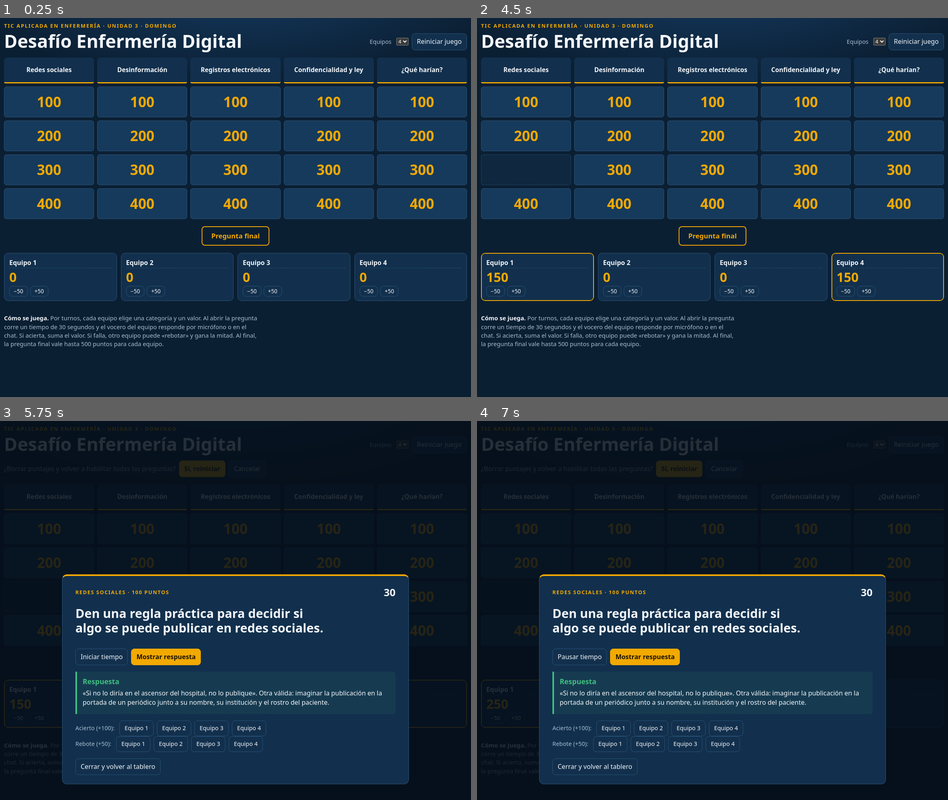
Above: before the commit, frames 1-4 (two rows, left to right).
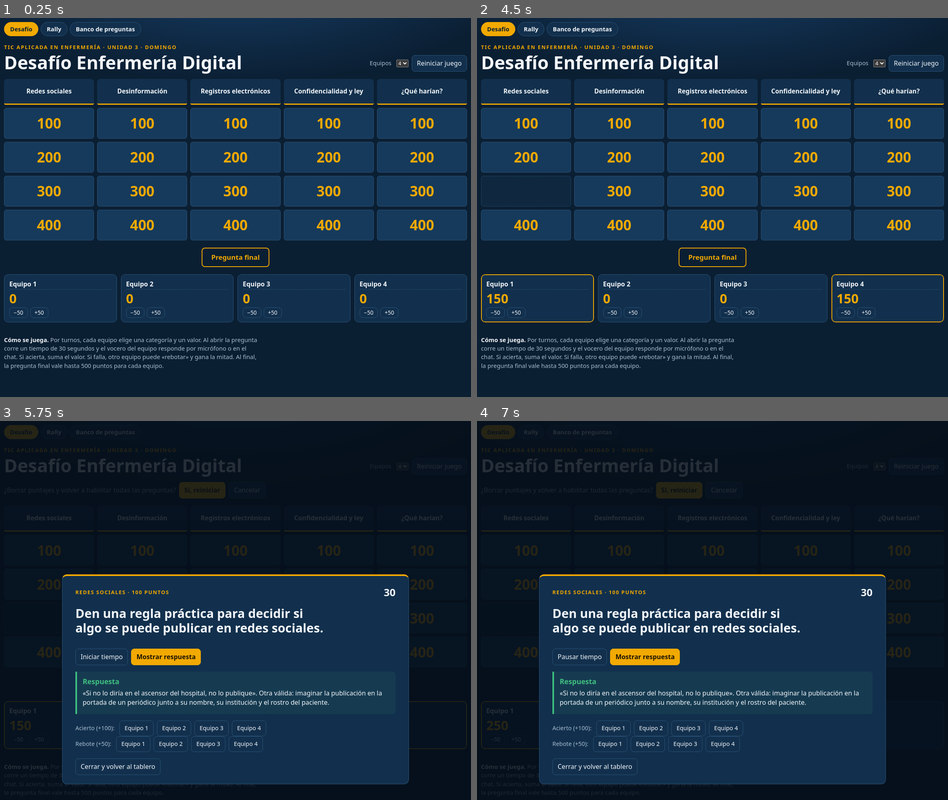
Above: after the commit, the same moments.

Repository: alexleon2021/juegos
Game: browser game, page index.html
The game is run twice, just before and just after one commit, with the same random seed, the same clock (stepped at 60 frames per second) and the same inputs.
Inputs (mouse positions are in pixels of both pictures, inside the frame that each line leads up to):
- Up to frame 1 (0.25 s): no input
- Up to frame 2 (4.5 s): click "300" at 1.27 s; click "Iniciar tiempo" at 1.77 s; click "Mostrar respuesta" at 1.87 s; click "Equipo 1" at 2.47 s; click "Mostrar respuesta" at 3.07 s; click "Equipo 4" at 3.67 s; click "Cerrar y volver al tablero" at 4.27 s
- Up to frame 3 (5.75 s): click (23, 432) at 4.52 s, where only the run after the commit has a clickable "Desafío"; click "Reiniciar juego" at 4.77 s; click "100" at 4.87 s; click "Mostrar respuesta" at 5.47 s
- Up to frame 4 (7 s): click "Equipo 2" at 6.07 s; click "Iniciar tiempo" at 6.27 s; click "Equipo 1" at 6.67 s

The runs differ from the first frame. In frame 1, 34% of the frame differs, in the area x 0-100%, y 1-93%; in frame 2, 36%; in frame 3, 5.3%; in frame 4, 5.1%.

Commit message:
Agregar banco de preguntas avanzadas y menú entre juegos
Nueva página banco-preguntas.html con las preguntas de nivel avanzado
y sus respuestas ocultas. Menú común en el Desafío, el Rally y el banco.

Co-Authored-By: Claude Opus 5.5 <noreply@anthropic.com>
Claude-Session: https://claude.ai/code/session_01BzibRJ6nt3WqvV9GiVbwqi

Diff:
--- /dev/null
+++ b/banco-preguntas.html
@@ -0,0 +1,188 @@
+<!doctype html>
+<html lang="es">
+<head>
+<meta charset="utf-8">
+<meta name="viewport" content="width=device-width, initial-scale=1, viewport-fit=cover">
+<title>Banco de Preguntas Avanzadas</title>
+<meta name="description" content="Preguntas de nivel avanzado para graduados de Enfermería: Unidad 3, Temas 3 y 4.">
+<link rel="preconnect" href="https://fonts.googleapis.com">
+<link rel="preconnect" href="https://fonts.gstatic.com" crossorigin>
+<link rel="stylesheet" href="https://fonts.googleapis.com/css2?family=Atkinson+Hyperlegible:wght@400;700&family=Bricolage+Grotesque:opsz,wght@12..96,600;12..96,800&family=JetBrains+Mono:wght@500;700&display=swap">
+<style>
+/* Layout: documento de una columna para proyectar o leer; respuestas ocultas hasta que la docente las muestra. */
+:root{
+  --bg:#EDF3F1; --surface:#FFFFFF; --ink:#0F2E2A; --muted:#52706B; --line:#C7D8D3;
+  --accent:#0B7A68; --accent-ink:#FFFFFF; --accent-soft:#D4EBE5;
+  --ok:#1D7438; --ok-soft:#DCF0E1;
+  --f-display:"Bricolage Grotesque","Segoe UI",system-ui,sans-serif;
+  --f-body:"Atkinson Hyperlegible","Segoe UI",system-ui,sans-serif;
+  --f-mono:"JetBrains Mono",ui-monospace,Consolas,monospace;
+  color-scheme:light;
+}
+@media (prefers-color-scheme: dark){ :root:not([data-theme="light"]){
+  --bg:#0D1917; --surface:#142422; --ink:#E2EEEB; --muted:#8EABA5; --line:#2A423E;
+  --accent:#3CC3A6; --accent-ink:#06201B; --accent-soft:#183B35; --ok:#62D08F; --ok-soft:#173424; color-scheme:dark; } }
+:root[data-theme="dark"]{
+  --bg:#0D1917; --surface:#142422; --ink:#E2EEEB; --muted:#8EABA5; --line:#2A423E;
+  --accent:#3CC3A6; --accent-ink:#06201B; --accent-soft:#183B35; --ok:#62D08F; --ok-soft:#173424; color-scheme:dark; }
+*{box-sizing:border-box}
+[hidden]{display:none!important}
+body{margin:0;background:var(--bg);color:var(--ink);font-family:var(--f-body);font-size:17px;line-height:1.55;
+  padding-left:max(16px,env(safe-area-inset-left,0px));padding-right:max(16px,env(safe-area-inset-right,0px));padding-block:20px 56px}
+.wrap{max-width:900px;margin:0 auto;display:flex;flex-direction:column;gap:28px}
+h1,h2,h3{font-family:var(--f-display);text-wrap:balance;margin:0;line-height:1.15}
+h1{font-size:clamp(1.7rem,3.6vw,2.5rem);font-weight:800}
+h2{font-size:1.4rem;font-weight:800}
+h3{font-size:1.08rem;font-weight:600}
+p{margin:0}
+.eyebrow{font-size:.78rem;text-transform:uppercase;letter-spacing:.09em;color:var(--muted);font-weight:700}
+.muted{color:var(--muted)}
+.gnav{display:flex;flex-wrap:wrap;gap:6px}
+.gnav a{border:1px solid var(--line);border-radius:999px;padding:6px 14px;font-weight:700;text-decoration:none;color:var(--ink);background:var(--surface);font-size:.92rem}
+.gnav a[aria-current="page"]{background:var(--ink);color:var(--bg);border-color:var(--ink)}
+.bar{position:sticky;top:env(safe-area-inset-top,0px);z-index:5;background:var(--bg);padding-block:10px;display:flex;flex-wrap:wrap;gap:8px;align-items:center;border-bottom:1px solid var(--line)}
+body::before{content:"";position:fixed;inset:0 0 auto;height:env(safe-area-inset-top,0px);z-index:10;background:var(--bg)}
+button{font:inherit;color:inherit;cursor:pointer;border:1px solid var(--line);background:var(--surface);border-radius:8px;padding:8px 14px;font-weight:700}
+button.primary{background:var(--accent);color:var(--accent-ink);border-color:var(--accent)}
+:focus-visible{outline:3px solid var(--accent);outline-offset:2px}
+section{display:flex;flex-direction:column;gap:16px}
+.q{background:var(--surface);border:1px solid var(--line);border-radius:12px;padding:16px 18px;display:flex;flex-direction:column;gap:10px}
+.q .tag{font-family:var(--f-mono);font-size:.78rem;color:var(--accent);font-weight:700}
+.q .stem{font-weight:700}
+.q ol{margin:0;padding-left:0;list-style:none;display:flex;flex-direction:column;gap:6px}
+.q ol li{border:1px solid var(--line);border-radius:8px;padding:6px 12px;display:grid;grid-template-columns:1.6em minmax(0,1fr);gap:6px}
+.q ol li .l{font-family:var(--f-mono);font-weight:700;color:var(--muted)}
+.show .q ol li.right{border-color:var(--ok);background:var(--ok-soft)}
+.why{display:none;border-left:4px solid var(--ok);background:var(--ok-soft);padding:8px 12px;border-radius:0 8px 8px 0;font-size:.95rem}
+.show .why{display:block}
+.case ol{list-style:decimal;padding-left:1.3em}
+.case ol li{display:list-item;border:0;padding:0}
+.case ol li::marker{font-family:var(--f-mono);color:var(--muted)}
+.tip{border:1px dashed var(--accent);border-radius:10px;padding:12px 16px}
+</style>
+</head>
+<body>
+<div class="wrap">
+  <header style="display:flex;flex-direction:column;gap:12px">
+    <nav class="gnav" aria-label="Juegos y materiales">
+      <a href="index.html">Desafío</a>
+      <a href="rally.html">Rally</a>
+      <a href="banco-preguntas.html" aria-current="page">Banco de preguntas</a>
+    </nav>
+    <div class="eyebrow">Unidad 3 · Tema 3 Redes sociales y teleenfermería · Tema 4 Registros sanitarios electrónicos</div>
+    <h1>Banco de Preguntas Avanzadas</h1>
+    <p class="muted" style="max-width:65ch">Preguntas para graduados de Enfermería: piden aplicar, analizar y decidir en situaciones clínicas y éticas. Las respuestas quedan ocultas hasta que usted las muestre.</p>
+  </header>
+
+  <div class="bar">
+    <button class="primary" id="toggle" type="button" aria-pressed="false">Mostrar respuestas</button>
+    <span class="muted" style="font-size:.9rem">Parte A: 15 preguntas · Parte B: 5 casos · Parte C: 4 reflexiones</span>
+  </div>
+
+  <section id="partA" aria-labelledby="hA">
+    <h2 id="hA">Parte A. Selección múltiple con caso clínico</h2>
+    <p class="muted">Una sola respuesta correcta.</p>
+    <div id="listA" style="display:flex;flex-direction:column;gap:14px"></div>
+  </section>
+
+  <section aria-labelledby="hB">
+    <h2 id="hB">Parte B. Casos de análisis</h2>
+    <p class="muted">Respuesta abierta, para desarrollo escrito o debate.</p>
+    <div id="listB" style="display:flex;flex-direction:column;gap:14px"></div>
+    <p class="tip">Para evaluar la Parte B, use una rúbrica de tres criterios: fundamento ético-legal, juicio clínico y calidad del registro propuesto.</p>
+  </section>
+
+  <section aria-labelledby="hC">
+    <h2 id="hC">Parte C. Reflexión crítica</h2>
+    <p class="muted">Ensayo corto.</p>
+    <div class="q case"><ol id="listC"></ol></div>
+  </section>
+</div>
+
+<script>
+(function(){
+"use strict";
+const A=[
+ ["Redes sociales · confidencialidad","Una enfermera de UCI publica en su perfil personal: «Turno durísimo, perdimos a un paciente de 34 años del accidente de la Vía Perimetral 🙏». No incluye nombre ni foto. ¿Cuál es la valoración correcta?",
+  ["Es aceptable, porque no hay datos identificativos directos.","Es aceptable si su perfil es privado.","Vulnera la confidencialidad, porque la edad, el evento y el lugar permiten identificar al paciente de forma indirecta.","Solo es falta si la familia presenta una queja."],2,
+  "La identificación indirecta (edad, evento y lugar) también vulnera el secreto profesional."],
+ ["Redes sociales · consentimiento","Retomando el Caso Práctico 1: el paciente firmó un consentimiento para la foto. Tres semanas después pide que se retire, pero la publicación ya fue compartida miles de veces. ¿Cuál es la afirmación más precisa?",
+  ["El consentimiento firmado protege totalmente a la enfermera y no está obligada a hacer nada.","El consentimiento es revocable. Debe retirar la publicación de inmediato y documentar la acción, aunque no pueda controlar las copias de terceros.","Debe retirarla solo si el paciente demuestra un daño.","Basta con editar la publicación y desenfocar la cara."],1,
+  "El consentimiento es revocable en cualquier momento. La enfermera responde por su publicación, aunque no pueda controlar las copias de terceros."],
+ ["Redes sociales · desinformación","En el Caso 3 (remedio natural para la diabetes), ¿cuál es la intervención más adecuada desde la responsabilidad profesional?",
+  ["Denunciar el grupo y no comentar, para no darle visibilidad.","Comentar identificándose como profesional, con lenguaje empático, explicando el riesgo de abandonar el tratamiento y enlazando a una fuente oficial (MSP, OPS o ADA).","Publicar que quienes lo prueben ponen su vida en riesgo, para generar impacto.","Escribir en privado a cada persona que dijo que lo probaría."],1,
+  "Corregir con evidencia, de forma no confrontacional y con fuentes oficiales es parte de su deber de educación sanitaria."],
+ ["Teleenfermería · modalidades","Un paciente con insuficiencia cardíaca en telemonitoreo sube 2,1 kg en 48 horas, según su balanza conectada. Refiere «solo un poco de cansancio» por videollamada. ¿Cuál es la conducta prioritaria?",
+  ["Registrar el dato y revalorar en la próxima videollamada programada.","Reforzar la educación sobre la restricción de sodio.","Reconocer un signo de descompensación y escalar según el protocolo (contactar al médico tratante o derivar a valoración presencial), aunque el síntoma subjetivo sea leve.","Pedirle que se vuelva a pesar mañana para confirmar."],2,
+  "Un aumento de peso de más de 1 kg en 24 h o de unos 2 kg en pocos días es un signo de alarma de descompensación. El dato objetivo pesa más que el síntoma subjetivo leve."],
+ ["Teleenfermería · limitaciones de la valoración","¿Cuál de los siguientes hallazgos es menos fiable de valorar por videoconsulta y exige una estrategia alternativa?",
+  ["Patrón respiratorio y uso de músculos accesorios.","Estado de conciencia y orientación.","Edema con fóvea y llenado capilar.","Adherencia referida al tratamiento."],2,
+  "El edema con fóvea y el llenado capilar requieren exploración táctil. Son la principal limitación de la valoración a distancia."],
+ ["Teleenfermería · implementación","En el Caso 2 (hospital rural, diabéticos sin internet estable), ¿qué propuesta respeta mejor el principio de equidad?",
+  ["Postergar el programa hasta que haya cobertura de internet.","Incluir solo a los pacientes con smartphone y conexión estable.","Diseñar un modelo híbrido: SMS o llamada telefónica para reportar glucemias, visitas domiciliarias de apoyo y cuidadores capacitados como enlace.","Entregar tablets a todos los pacientes sin capacitación previa."],2,
+  "Un modelo híbrido adapta la tecnología al contexto y no excluye a los pacientes más vulnerables."],
+ ["IA y monitoreo remoto","Un sistema de IA clasifica como «riesgo bajo» a un paciente posquirúrgico. La enfermera, por videollamada, nota palidez, diaforesis y respuestas lentas. ¿Qué debe hacer?",
+  ["Seguir la clasificación del algoritmo, que está validado con miles de casos.","Priorizar su juicio clínico, escalar la atención y documentar la discrepancia con el sistema.","Esperar la próxima lectura automática para confirmar.","Pedir a otra enfermera que revise el algoritmo."],1,
+  "La IA es una herramienta de apoyo. La responsabilidad y el juicio clínico son del profesional."],
+ ["RSE · interoperabilidad","Un paciente atendido en un centro de salud del primer nivel llega a Emergencias de un hospital de otra red. Su alergia a la penicilina consta en el sistema del centro de salud, pero no aparece en el hospital, y le administran amoxicilina. ¿Qué característica del RSE falló principalmente?",
+  ["Accesibilidad","Interoperabilidad","Cifrado","Autenticación"],1,
+  "Los datos existían, pero no se compartieron entre sistemas distintos."],
+ ["RSE · registro de síntomas subjetivos","Juan Pérez refiere dolor torácico leve. ¿Cuál es el registro más correcto?",
+  ["«Paciente con dolor torácico leve, sin importancia.»","«Paciente ansioso por el dolor.»","«Refiere dolor torácico 3/10 (EVA), tipo punzante, en hemitórax derecho, que aumenta con la tos. FC 98, SatO₂ 92 % con O₂ a 2 L/min. Se informa al médico de turno a las 14:20.»","«Dolor torácico. Se administra analgesia.»"],2,
+  "El registro es objetivo, medible, con hallazgos asociados, hora y comunicación al equipo."],
+ ["RSE · corrección de errores","Usted registró 2 g de ceftriaxona cuando administró 1 g, y lo detecta dos horas después. ¿Cuál es el procedimiento correcto?",
+  ["Borrar la entrada y escribirla de nuevo con el dato correcto.","Pedir al administrador del sistema que elimine el registro.","Hacer una enmienda o anotación aclaratoria, sin eliminar la original, con fecha, hora, motivo y su identificación. Verificar además si el error tuvo impacto clínico y notificarlo según el protocolo institucional.","Dejarlo así, porque el paciente recibió la dosis correcta."],2,
+  "La integridad del registro exige no borrar el original. La corrección también tiene que poder rastrearse."],
+ ["Confidencialidad · mínimo necesario","Una enfermera de consulta externa consulta la historia clínica de un vecino hospitalizado en otro servicio «solo para saber cómo está». Tiene credenciales válidas. ¿Cómo se valora esta acción?",
+  ["Es lícita, porque tiene usuario autorizado en el sistema.","Es una falta solo si divulga lo que leyó.","Es un acceso indebido: el acceso se justifica por la relación asistencial, no por tener credenciales. Además quedará registrado en la auditoría.","Es aceptable si lo hace por preocupación genuina."],2,
+  "Tener permiso técnico de acceso no equivale a estar autorizado: falta la relación asistencial."],
+ ["Confidencialidad · familiares","El hijo de Juan Pérez exige ver el historial porque «es su papá y paga la cuenta». El paciente está consciente y orientado. ¿Qué corresponde?",
+  ["Mostrarle el historial, porque es familiar de primer grado.","Negarse y llamar a seguridad.","Explicar con respeto que la información pertenece al paciente y preguntar a Juan si autoriza que se comparta y qué información; derivar la información médica al profesional que corresponda.","Darle un resumen verbal sin el diagnóstico."],2,
+  "La información pertenece al paciente capaz. Se respeta su autonomía y se aplica el principio de mínimo necesario."],
+ ["Seguridad · medidas técnicas","En la estación de enfermería, un colega deja su sesión del RSE abierta y usted necesita registrar urgentemente un signo vital. ¿Qué es lo correcto?",
+  ["Registrar en la sesión abierta para no perder tiempo.","Cerrar esa sesión, ingresar con su propio usuario y registrar. Recordar al colega el cierre de sesión.","Registrar en la sesión abierta y avisarle al colega después.","Anotarlo en papel y que el colega lo transcriba."],1,
+  "Cada registro debe quedar firmado por quien lo realiza (autenticación y no repudio)."],
+ ["Normativa · Ecuador","Según la Ley Orgánica de Protección de Datos Personales del Ecuador (2021), los datos de salud son:",
+  ["Datos públicos cuando el paciente es atendido en el sistema público.","Datos sensibles, cuyo tratamiento exige mayores garantías.","Datos anónimos por naturaleza.","Datos de libre uso con fines de investigación."],1,
+  "La LOPDP clasifica los datos relativos a la salud como datos sensibles."],
+ ["Gestión del cuidado · trazabilidad","¿Qué registro demuestra mejor la evaluación dentro del proceso de atención de enfermería?",
+  ["«Se administró paracetamol 1 g IV a las 10:00.»","«Paciente con riesgo de caídas.»","«A las 11:00, T° 37,2 °C (antes 38,5 °C). Objetivo de termorregulación alcanzado parcialmente; se mantiene el plan.»","«Paciente tranquilo.»"],2,
+  "Compara el resultado con el objetivo y decide sobre el plan, que es lo que define la evaluación."]
+];
+const B=[
+ ["El chat del servicio","El grupo de WhatsApp del servicio se usa para coordinar turnos. Una enfermera envía la foto de una herida con el nombre del paciente visible en la pulsera, para pedir opinión sobre la curación.",
+  ["Identifique al menos tres riesgos de seguridad y privacidad en esta práctica.","La intención es clínicamente válida (consultar a un colega). ¿Qué canal y qué condiciones lo harían aceptable?","Si usted es la líder del servicio, ¿qué acción correctiva y qué acción preventiva propondría?"]],
+ ["Teleenfermería y responsabilidad legal","Una enfermera da indicaciones por videollamada a una paciente puérpera de 5 días con fiebre de 38 °C y le recomienda antipiréticos y control. A las 12 horas la paciente ingresa con sepsis puerperal.",
+  ["¿Qué datos debió valorar y no podía obtener a distancia?","¿Cuáles son los criterios de «bandera roja» que obligan a derivar a atención presencial en teleenfermería?","¿Qué debió quedar documentado en el RSE para respaldar la actuación profesional?","Analice el vacío normativo: ¿quién responde si no hay un protocolo institucional de teleenfermería?"]],
+ ["Acceso de emergencia («romper el cristal»)","Un paciente inconsciente llega a Emergencias. Su historia está restringida porque él mismo solicitó confidencialidad reforzada (diagnóstico de VIH). La enfermera necesita conocer su medicación habitual.",
+  ["¿Se justifica el acceso? Argumente con los principios de beneficencia y autonomía.","¿Qué condiciones debe cumplir ese acceso excepcional (justificación, registro, auditoría)?","Cuando el paciente recupere la conciencia, ¿se le debe informar del acceso? ¿Por qué?"]],
+ ["Auditoría de accesos","La auditoría del RSE muestra que la historia de una figura pública ingresada fue abierta 47 veces en 24 horas, incluidas 19 consultas de personal que no participaba en su cuidado.",
+  ["¿Qué medida técnica permitió detectar el problema y qué otras lo habrían prevenido?","Diferencie la responsabilidad individual de los usuarios de la responsabilidad institucional.","¿Cómo afecta este episodio a la confianza paciente–profesional y a la institución?"]],
+ ["Ampliación del caso Juan Pérez","A las 02:00, Juan presenta SatO₂ de 86 %, FR 30 rpm y confusión. Usted llama al médico, que da una indicación verbal de aumentar el oxígeno y pasar un bolo de furosemida.",
+  ["Redacte la nota de enfermería en formato SOAPIE o con taxonomía NANDA-NIC-NOC.","¿Cómo debe registrarse una orden verbal para que sea trazable y legalmente válida?","Al día siguiente, el médico niega haber dado la orden. ¿Qué elementos del registro protegen a la enfermera?"]]
+];
+const C=[
+ "«La IA no sustituye al profesional de enfermería.» Argumente a favor o en contra, considerando el sesgo de automatización (confiar en exceso en el sistema) y quién asume la responsabilidad cuando un algoritmo falla.",
+ "La brecha digital afecta más a los adultos mayores y a la población rural, que son a la vez los que más se beneficiarían de la teleenfermería. ¿Cómo resolvería esta paradoja desde la gestión del cuidado?",
+ "¿Debe un enfermero tener un perfil profesional separado del personal en redes sociales? Analice los límites entre libertad de expresión y deber de secreto profesional.",
+ "Un registro electrónico completo pero copiado de turnos anteriores (copy-paste) puede ser más peligroso que un registro incompleto. Justifique."
+];
+const el=(t,c,txt)=>{const e=document.createElement(t);if(c)e.className=c;if(txt!=null)e.textContent=txt;return e;};
+const la=document.getElementById("listA");
+A.forEach(([tag,stem,opts,right,why],i)=>{
+  const box=el("article","q");box.append(el("span","tag",(i+1)+" · "+tag),el("p","stem",stem));
+  const ol=el("ol");opts.forEach((o,k)=>{const li=el("li",k===right?"right":"");li.append(el("span","l","abcd"[k]+")"),el("span","",o));ol.append(li);});
+  box.append(ol);const w=el("p","why");w.append(el("strong","","Respuesta "+"abcd"[right]+". "),why);box.append(w);la.append(box);
+});
+const lb=document.getElementById("listB");
+B.forEach(([t,ctx,qs],i)=>{
+  const box=el("article","q case");box.append(el("span","tag","Caso "+(i+1)),el("h3","",t),el("p","",ctx));
+  const ol=el("ol");qs.forEach(q=>ol.append(el("li","",q)));box.append(ol);lb.append(box);
+});
+const lc=document.getElementById("listC");C.forEach(q=>lc.append(el("li","",q)));
+const tg=document.getElementById("toggle");
+tg.addEventListener("click",()=>{const on=document.body.classList.toggle("show");tg.textContent=on?"Ocultar respuestas":"Mostrar respuestas";tg.setAttribute("aria-pressed",on);});
+})();
+</script>
+</body>
+</html>
--- a/estilos.css
+++ b/estilos.css
@@ -65,3 +65,9 @@
 .award{font-size:.9rem}
 .confirm{display:flex;gap:8px;align-items:center;flex-wrap:wrap;color:var(--muted)}
 @media (prefers-reduced-motion: reduce){*{transition:none!important}}
+
+/* menú entre juegos */
+.gnav{display:flex;flex-wrap:wrap;gap:6px}
+.gnav a{border:1px solid var(--line);border-radius:999px;padding:6px 14px;font-weight:700;text-decoration:none;color:var(--ink);background:var(--panel);font-size:.92rem}
+.gnav a:hover{border-color:var(--gold)}
+.gnav a[aria-current="page"]{background:var(--gold);color:var(--night);border-color:var(--gold)}
--- a/index.html
+++ b/index.html
@@ -13,6 +13,11 @@
 
 
 <div class="wrap">
+  <nav class="gnav" aria-label="Juegos y materiales">
+    <a href="index.html" aria-current="page">Desafío</a>
+    <a href="rally.html">Rally</a>
+    <a href="banco-preguntas.html">Banco de preguntas</a>
+  </nav>
   <header>
     <div>
       <div class="kicker">TIC aplicada en Enfermería · Unidad 3 · Domingo</div>
--- a/rally.html
+++ b/rally.html
@@ -191,10 +191,19 @@
 .nrow select.no{border-color:var(--bad);background:var(--bad-soft)}
 .nhead{display:grid;grid-template-columns:minmax(0,1.3fr) minmax(0,1fr) minmax(0,1fr);gap:10px;padding:0 12px;font-size:.78rem;text-transform:uppercase;letter-spacing:.07em;color:var(--muted);font-weight:700}
 @media (max-width:760px){.nhead{display:none}}
+.gnav{display:flex;flex-wrap:wrap;gap:6px}
+.gnav a{border:1px solid var(--line);border-radius:999px;padding:6px 14px;font-weight:700;text-decoration:none;color:var(--ink);background:var(--surface);font-size:.92rem}
+.gnav a:hover{border-color:var(--accent)}
+.gnav a[aria-current="page"]{background:var(--ink);color:var(--bg);border-color:var(--ink)}
 </style>
 </head>
 <body>
 <div class="wrap">
+  <nav class="gnav" aria-label="Juegos y materiales">
+    <a href="index.html">Desafío</a>
+    <a href="rally.html" aria-current="page">Rally</a>
+    <a href="banco-preguntas.html">Banco de preguntas</a>
+  </nav>
   <header class="top">
     <div>
       <div class="eyebrow">Unidad 3 · Tema 3 Redes sociales y teleenfermería · Tema 4 Registros sanitarios electrónicos</div>
